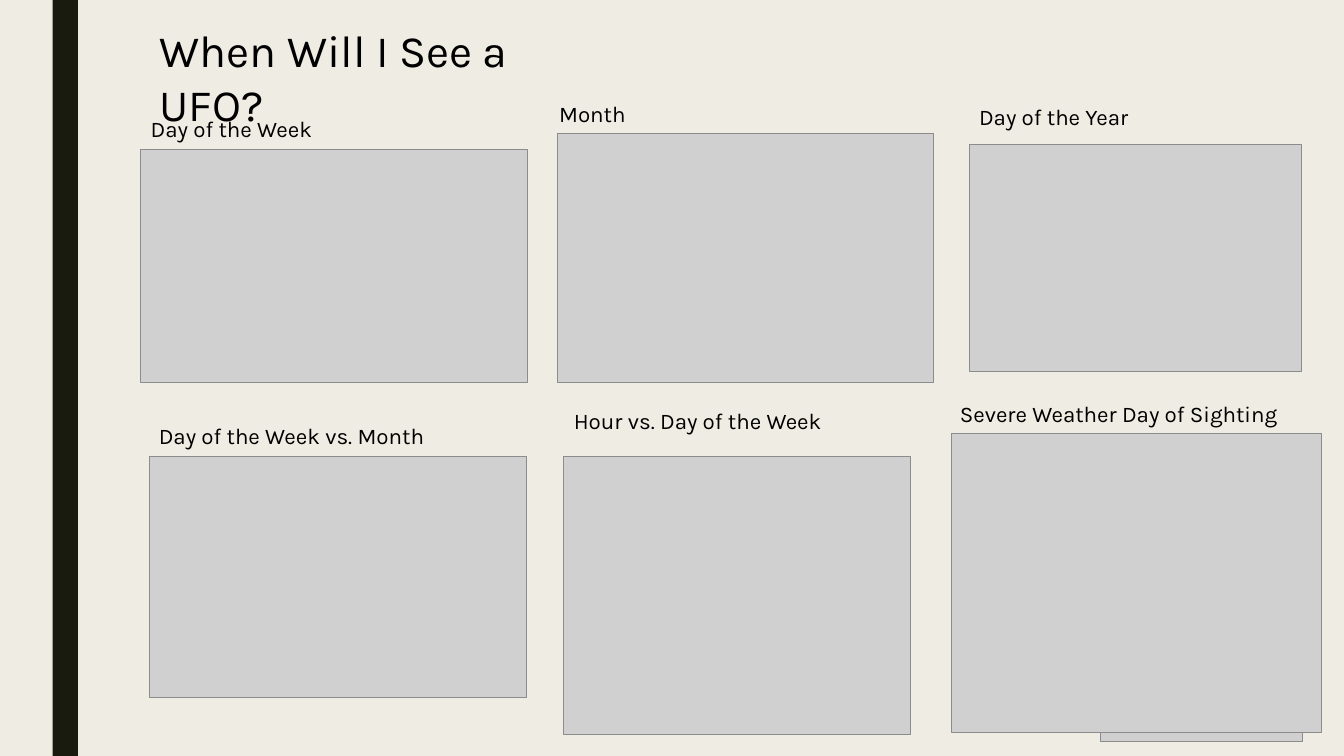
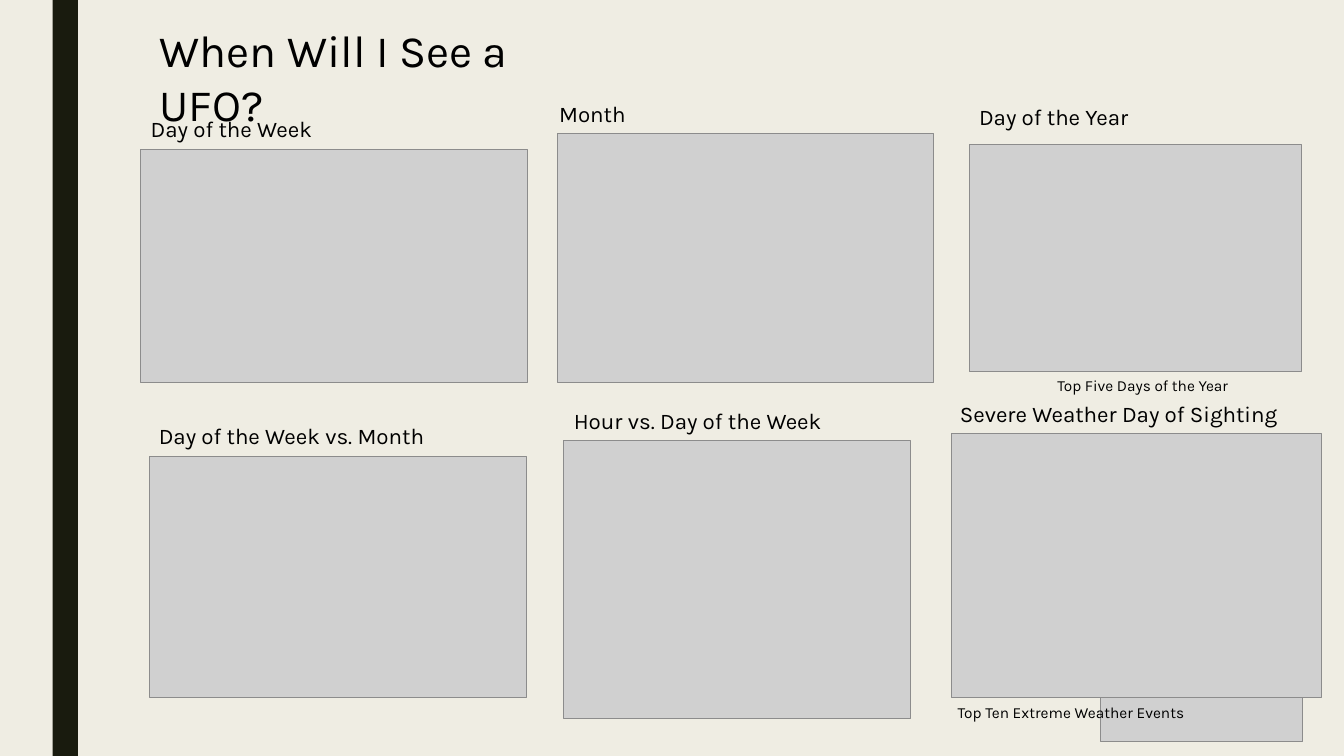
Before and after one commit to Preetikasri/UFO-Sightings-Analysis, a slide deck: slide 8 of ufo_presentation_v1.pptx. Drawn at 1344x756 pixels with LibreOffice and Linux fonts; fonts in the diff are those of the drawing; grey boxes stand for pictures. Boxes give left, top, right and bottom in pixels: in the first picture for what was removed or moved away, otherwise in the second. Text is boxed around its words. In the diff, an @@ line names an element or a change of style, - is before the commit and + after.

```diff
--- a/ufo_presentation_v1.pptx
+++ b/ufo_presentation_v1.pptx
@@ text added at [1057,380,1228,395], 11 pt, text #000000 @@
+Top Five Days of the Year
@@ picture: place and size @@
-picture at [564,457,910,735]
+picture at [564,441,910,719]
@@ picture: place and size @@
-picture at [952,434,1323,732]
+picture at [952,434,1323,698]
@@ text added at [958,705,1185,723], 11 pt, text #000000 @@
+Top Ten Extreme Weather Events
```
Also in this commit, not shown: 2 other slides changed.
